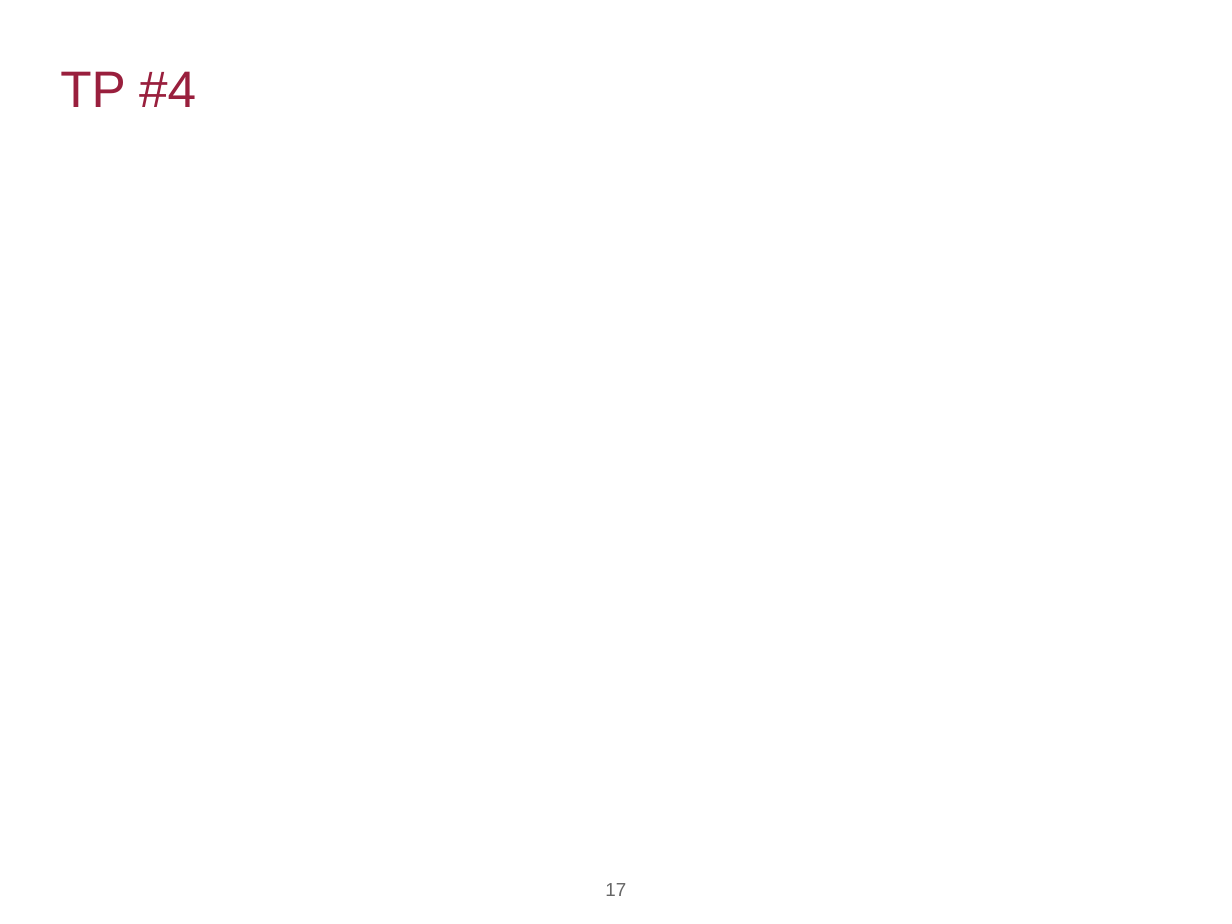
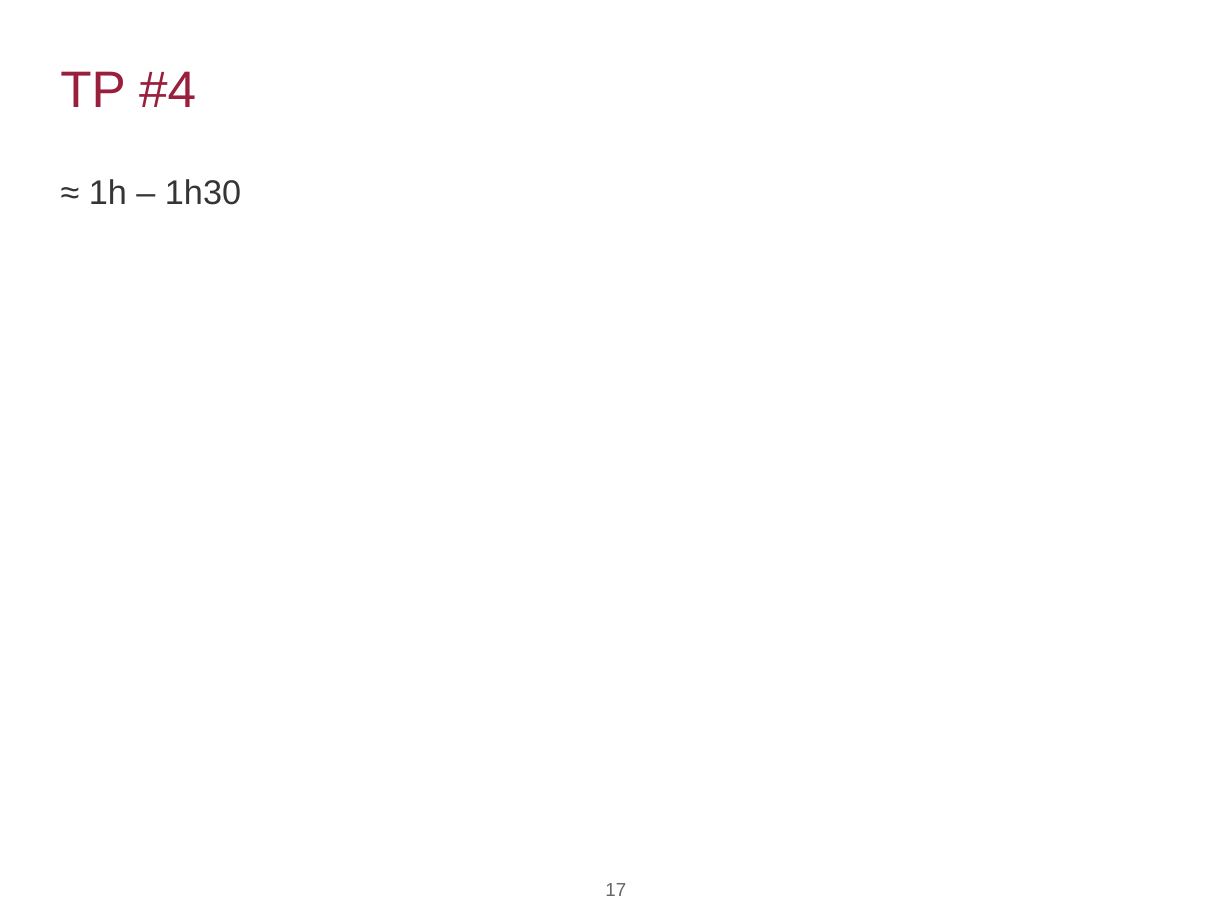
Before and after one commit to agaudichon/CGI-formation-Angular, a slide deck: slide 17 of docs/Formation_Angular_003_Angular-avancé.pptx. Drawn at 1232x924 pixels with LibreOffice and Linux fonts; fonts in the diff are those of the drawing; background and template pictures are left out. Boxes give left, top, right and bottom in pixels: in the first picture for what was removed or moved away, otherwise in the second. Text is boxed around its words. In the diff, an @@ line names an element or a change of style, - is before the commit and + after.

```diff
--- a/docs/Formation_Angular_003_Angular-avancé.pptx
+++ b/docs/Formation_Angular_003_Angular-avancé.pptx
@@ text added at (x1=89, y1=179, x2=241, y2=205), 20 pt, text #363534 @@
+≈ 1h – 1h30
```
Also in this commit, not shown: 1 other file.
